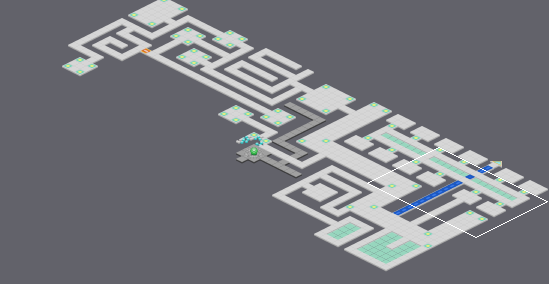
Level history. Tiled map: areas/Global_hub.tmx. Above, an overview of the earlier version with the close-up marked.
Close-up. As it was:
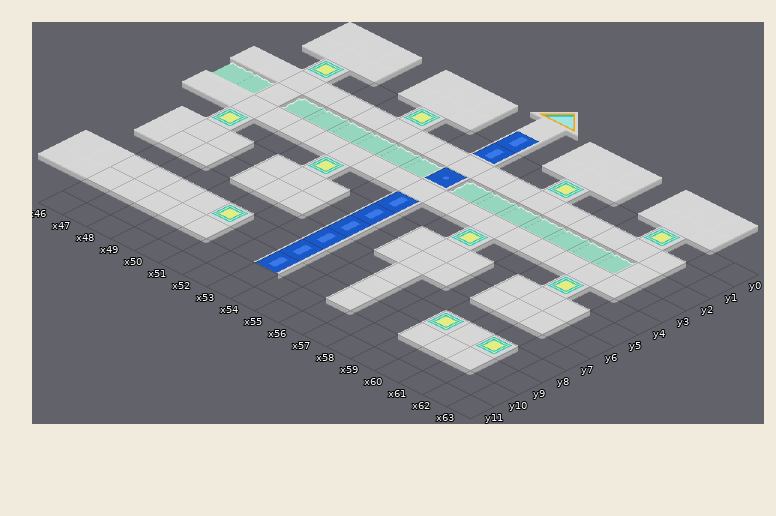
Cells are 64x32 px. Isometric: x runs down to the right, y down to the left. Shown: x 46..63, y 0..11. The commit also changed other parts of the map, which this record leaves out. Layer "Tile Layer 5" is drawn 0,-64 px off the grid.
The result:
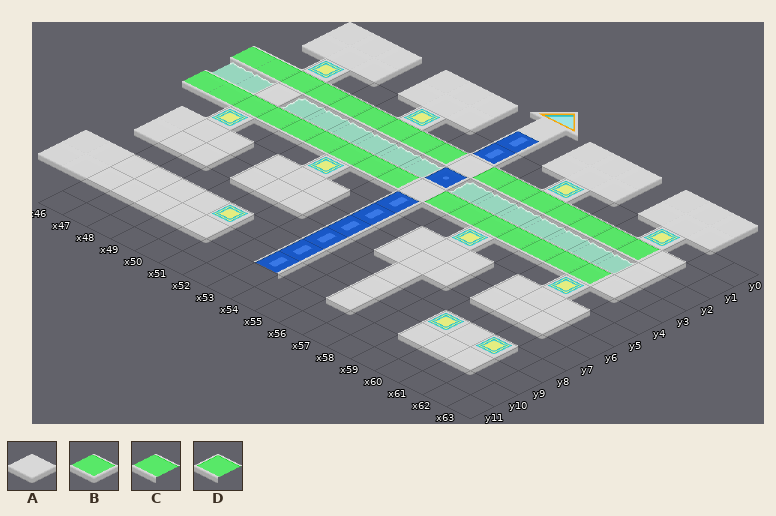
Key: from "Cyberworld Opennet": A 0, B 5 flipped left-right, C 6 flipped left-right, D 7 flipped left-right.
_ is an empty cell.
The edit:
Layer "Tile Layer 5":
y 3: x 46..54 AAAAAAAAA -> CCCCCCCCB; x 56..62 AAAAAAA -> DCCCCCB
y 5: x 46..54 AAAAAAAAA -> CCCCCCCCB; x 56..62 AAAAAAA -> DCCCCCB
Where, in picture pixels (left, top, right, bottom), the same in both close-ups:
changed: (183, 47, 659, 284)
